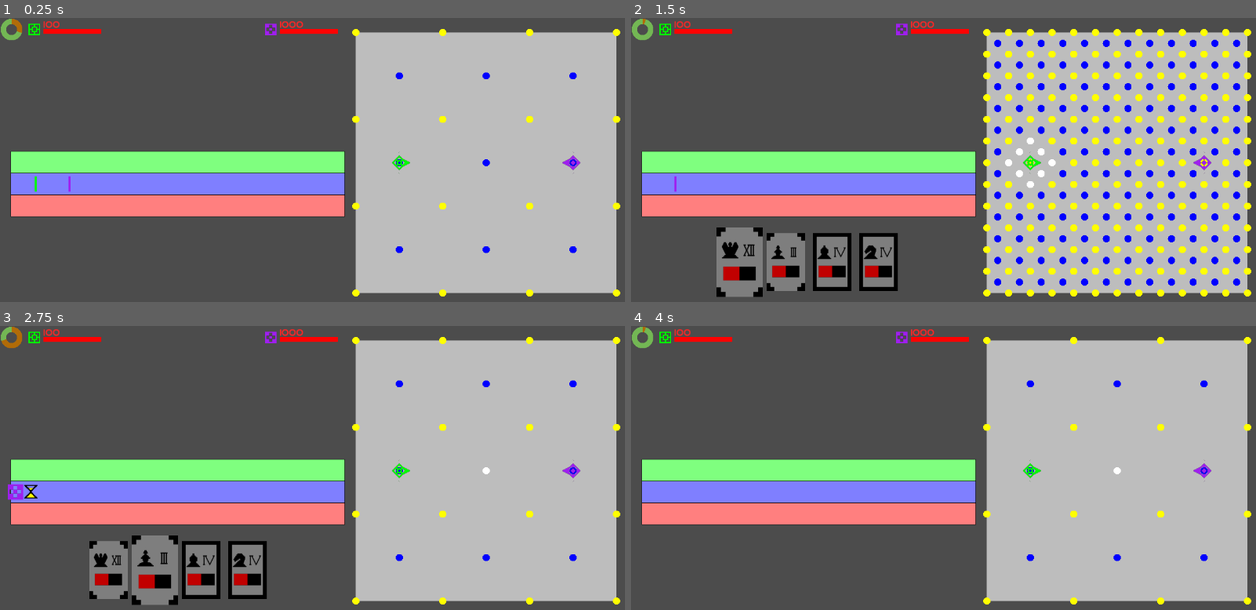
Above: before the commit, frames 1-4 (two rows, left to right).
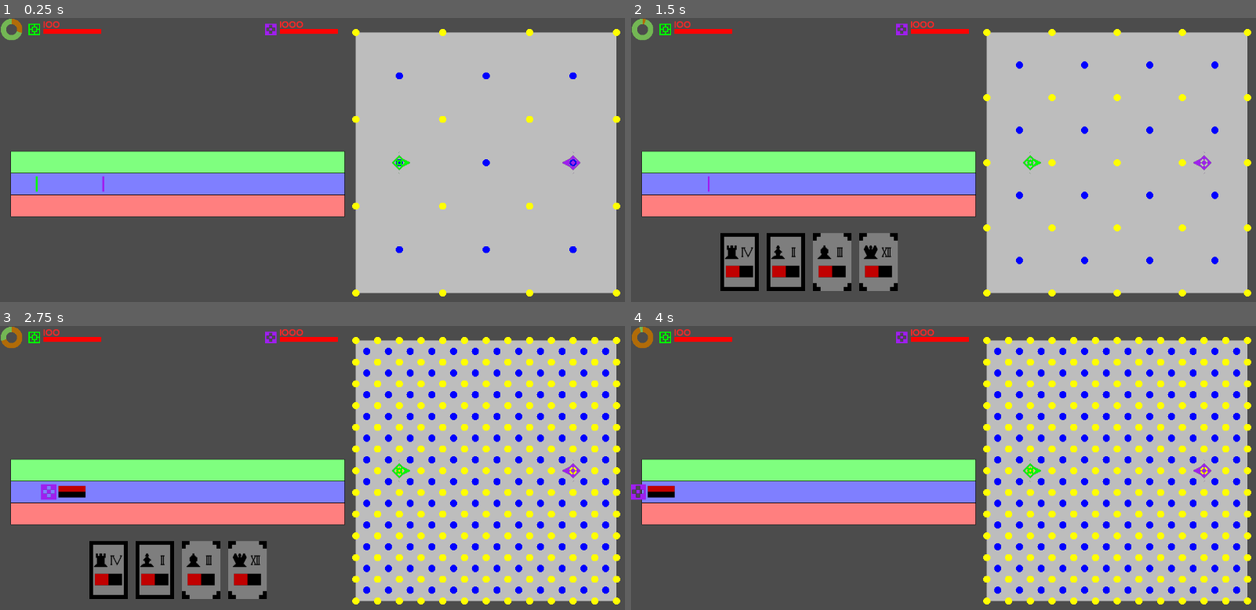
Above: after the commit, the same moments.

Repository: Pe3Hu/kanikani
Game: Godot game, scene res://scenes/Game.tscn
Same seed, same stepped clock (60 frames per second), same inputs: the game is played once before the commit and once after it.
Inputs (mouse positions are in pixels of both pictures, inside the frame that each line leads up to):
- Up to frame 1 (0.25 s): no input
- Up to frame 2 (1.5 s): tap Enter at 0.5 s; move the mouse to (1081, 148) at 0.52 s; hold W 0.53-1.28 s; tap 2 at 0.6, 1.35 s; click (1081, 148) at 0.67 s; move the mouse to (737, 262) at 1.27 s; hold S from 1.28 s (still down); click (737, 262) at 1.42 s
- Up to frame 3 (2.75 s): tap Space at 2 s; move the mouse to (156, 570) at 2.02 s; release S at 2.03 s; hold W from 2.03 s (still down); tap Q at 2.1 s; click (156, 570) at 2.17 s; tap 2 at 2.3 s
- Up to frame 4 (4 s): move the mouse to (831, 570) at 2.77 s; tap 1 at 2.85 s; click (831, 570) at 2.92 s; tap 2 at 3.05, 3.6 s; move the mouse to (1131, 513) at 3.52 s; release W at 3.53 s; hold A from 3.53 s (still down)

The runs differ from the first frame. In frame 1, less than 0.1% of the frame differs, in the area x 5-17%, y 55-62%; in frame 2, 9.2%; in frame 3, 10%, in the area x 1-100%, y 3-99%; in frame 4, 8.0%.

Commit message:
update version 0.0064
1. aim inited
2. mob pas added
3. current objs fix

Diff:
--- a/scripts/Card.gd
+++ b/scripts/Card.gd
@@ -38,10 +38,8 @@
 		sprite.texture = texture
 
 func get_size():
-	#var size = get_node("CollisionShape2D").position*2*scale
 	var shape = get_node("CollisionShape2D").get_shape()
 	var size = shape.extents*2
-	print(size)
 	return size
 
 func _on_Card_mouse_entered():
--- a/scripts/Classes_0.gd
+++ b/scripts/Classes_0.gd
@@ -7,7 +7,6 @@
 	var vec = {}
 	var flag = {}
 	var dict = {}
-	var obj = {}
 	var color = {}
 
 	func _init():
@@ -17,9 +16,6 @@
 		init_squares()
 		init_rombs()
 		init_troupes()
-		obj.current = {}
-		obj.current.dot = null
-		obj.current.dancer = dict.troupe["champion"].arr.dancer.front()
 		color.background = Color.gray
 
 	func init_dots():
--- a/scripts/Classes_1.gd
+++ b/scripts/Classes_1.gd
@@ -93,20 +93,15 @@
 		vec.distance = input_.distance
 		vec.size = input_.vector
 		word.type = input_.type
-		word.target = input_.target
 		arr.vertex = []
 		obj.exam = input_.exam
 		color.background = Color.black
 
-		set_vertexs()
-
 	func set_vertexs():
 		match word.type:
 			"circle":
-				match word.target:
-					"first":
-						var position = obj.exam.arr.examinee.front().vec.position
-						arr.vertex.append(position)
+				var position = obj.exam.obj.card.obj.pas.obj.dot.vec.position
+				arr.vertex.append(position)
 
 	func check_examine(examine_, type_):
 		var inside = null
@@ -159,11 +154,11 @@
 		obj.exam = input_.exam
 
 	func check_examinees():
-		for examinee in obj.exam.arr.examinee:
+		for secondary in obj.exam.arr.secondary:
 			for zone in obj.exam.arr.zone:
-				if zone.check_examine(examinee,word.type):
-					if !obj.exam.obj.penalty.arr.dancer.has(examinee):
-						obj.exam.obj.penalty.arr.dancer.append(examinee)
+				if zone.check_examine(secondary,word.type):
+					if !obj.exam.obj.penalty.arr.dancer.has(secondary):
+						obj.exam.obj.penalty.arr.dancer.append(secondary)
 
 		if obj.exam.obj.penalty.arr.dancer.size() > 0:
 			obj.exam.obj.penalty.punishment()
@@ -197,12 +192,13 @@
 
 	func set_examinees(data_):
 		var team = obj.examiner.obj.troupe.word.team
-		var opponent = obj.ballroom.dict.troupe[Global.dict.opponent[team]].arr.dancer
-		arr.examinee = []
-
-		match data_["target"]:
-			"all":
-				arr.examinee.append_array(opponent)
+		var dancers = obj.ballroom.dict.troupe[Global.dict.opponent[team]].arr.dancer
+
+		for key in data_.keys():
+			arr[key] = []
+			var data = data_[key]
+			var arr_ = find_dancers(dancers,data)
+			arr[key].append_array(arr_)
 
 	func set_challenge(data_):
 		var input = {}
@@ -235,6 +231,35 @@
 
 	func end():
 		obj.ballroom.arr.exam.erase(self)
+
+	func find_dancers(dancers_,key_):
+		var dancers = []
+
+		match key_:
+			"all":
+				return dancers_
+			"max health":
+				var datas = []
+
+				for dancer in dancers_:
+					var data = {}
+					data.dancer = dancer
+					data.value = dancer.get_health()
+					datas.append(data)
+
+				datas.sort_custom(Classes_0.Sorter, "sort_descending")
+				dancers.append(datas.front().dancer)
+
+		return dancers
+
+	func get_goal():
+		var goal = Vector2()
+
+		for main in arr.main:
+			goal += main.vec.position
+
+		goal /= arr.main.size()
+		return goal
 
 class Feature:
 	var obj = {}
@@ -308,8 +333,9 @@
 
 	func init_pass():
 		arr.pas = []
-
-		for chesspiece in Global.arr.chesspiece:
+		var team = obj.troupe.word.team
+
+		for chesspiece in Global.dict.team.chesspiece[team]:
 			var input = {}
 			input.chesspiece = chesspiece
 			input.layer = Global.get_random_element(Global.arr.pas_layer)
@@ -317,12 +343,13 @@
 			var pas = Classes_2.Pas.new(input)
 			arr.pas.append(pas)
 
-		var input = {}
-		input.chesspiece = "king"
-		input.layer = 12
-		input.easel = self
-		var pas = Classes_2.Pas.new(input)
-		arr.pas.append(pas)
+		if team == "champion":
+			var input = {}
+			input.chesspiece = "king"
+			input.layer = 12
+			input.easel = self
+			var pas = Classes_2.Pas.new(input)
+			arr.pas.append(pas)
 
 	func init_exams():
 		arr.exam = []
@@ -406,11 +433,14 @@
 	func update_health():
 		scene.dancer.ui.set_healt(self)
 
+	func get_health():
+		return obj.feature.dict["health"].current
+
 	func die():
 		obj.troupe.arr.dancer.erase(self)
 
 		for exam in obj.troupe.obj.ballroom.arr.exam:
-			exam.arr.examinee.erase(self)
+			exam.arr.secondary.erase(self)
 
 		scene.dancer.map.queue_free()
 
--- a/scripts/Classes_2.gd
+++ b/scripts/Classes_2.gd
@@ -24,11 +24,11 @@
 			arr.vertex.append(vertex)
 
 	func get_ends():
-		var dancer = Global.obj.ballroom.obj.current.dancer
-		var ends = []
+		var dancer = Global.current.dancer
+		var start = dancer.obj.dot
+		var ends = [start]
 
 		if dancer != null:
-			var start = dancer.obj.dot
 			var windroses = start.dict.neighbor[Global.num.layer.square]
 			#rint(eye,dancer.num.angle.current,windroses)
 
@@ -66,6 +66,11 @@
 							if windrose.length() == 2:
 								var dots = get_dots_knight(start,windrose)
 								ends.append_array(dots)
+					"cat":
+						for dots in Global.obj.ballroom.arr.dot:
+							for dot in dots:
+								if dot.obj.dancer == null:
+									ends.append(dot)
 
 		return ends
 
@@ -109,6 +114,10 @@
 		else:
 			return []
 
+	func aim():
+		var goal = obj.card.obj.exam.get_goal()
+		obj.pas.dot = Global.obj.ballroom.find_nearest_dot(goal)
+		obj.card.obj.exam.obj.zone.set_vertexs()
 
 class Card:
 	var obj = {}
@@ -116,13 +125,15 @@
 	var word = {}
 
 	func _init(input_):
+		word.border = ""
+		scene.card = null
 		obj.dancer = input_.dancer
-		obj.pas = input_.pas
-		obj.pas.obj.card = self
 		obj.exam = input_.exam
 		obj.exam.obj.card = self
-		scene.card = null
-		word.border = ""
+		obj.pas = input_.pas
+
+		if obj.pas != null:
+			obj.pas.obj.card = self
 
 	func preuse():
 		var delay = 0
@@ -144,14 +155,16 @@
 				"rest":
 					data.time = input.value
 				"rotate":
-					obj.dancer.get_angle_by_target(obj.pas.obj.dot)
-
-					if obj.dancer.num.angle.current != obj.dancer.num.angle.target:
+					if obj.pas.obj.dot != obj.dancer.obj.dot:
+						obj.dancer.get_angle_by_target(obj.pas.obj.dot)
+
+						if obj.dancer.num.angle.current != obj.dancer.num.angle.target:
+							input.cast = "stream"
+							data.time = obj.dancer.get_time_for_rotate()
+				"move":
+					if obj.pas.obj.dot != obj.dancer.obj.dot:
 						input.cast = "stream"
-						data.time = obj.dancer.get_time_for_rotate()
-				"move":
-					input.cast = "stream"
-					data.time = obj.dancer.get_time_for_move(obj.pas.obj.dot.vec.position)
+						data.time = obj.dancer.get_time_for_move(obj.pas.obj.dot.vec.position)
 				"exam":
 					data.time = obj.exam.obj.challenge.num.preparation.max
 				"rest":
@@ -176,10 +189,16 @@
 		Global.current.dot = null
 
 	func check_access():
-		if Global.obj.ballroom.obj.current.dancer.obj.dot.arr.layer.has(obj.pas.num.layer):
-			word.border = "access"
-		else:
-			word.border = "denied"
+		var team =  obj.dancer.obj.troupe.word.team
+
+		match team:
+			"champion":
+				if obj.dancer.obj.dot.arr.layer.has(obj.pas.num.layer):
+					word.border = "access"
+				else:
+					word.border = "denied"
+			"mob":
+				word.border = "access"
 
 class Easel:
 	var num = {}
@@ -187,48 +206,47 @@
 	var vec = {}
 	var flag = {}
 	var dict = {}
-	var obj = {}
 	var color = {}
 
 	func _init():
-		obj.current = {}
-		obj.current.pas = null
+		arr.hand = []
 
 	func next_action():
-		var team = Global.obj.ballroom.obj.current.dancer.obj.troupe.word.team
-
-		match team:
-			"champion":
-				fill_hand()
-			"mob":
-				mob_action()
+		var team = Global.current.dancer.obj.troupe.word.team
+		fill_hand()
 
 	func fill_hand():
 		arr.hand = []
 
-		var dancer = Global.obj.ballroom.obj.current.dancer
-		var n = 4
+		var dancer = Global.current.dancer
+		var team = dancer.obj.troupe.word.team
 		var options = {}
 		options.pas = []
 		options.exam = []
+		var n = 4
+
+		if team == "mob":
+			n = 1
 
 		for _i in n:
 			options.pas.append(Global.get_random_element(dancer.arr.pas))
 			options.exam.append(Global.get_random_element(dancer.arr.exam))
 
-		var pas = null
-
-		for pas_ in dancer.arr.pas:
-			if pas_.num.layer == 12 && pas_.word.chesspiece == "king":
-				pas = pas_
-
-		if !options.pas.has(pas):
-			options.pas.pop_front()
-			options.pas.append(pas)
+		if team == "champion":
+			var pas = null
+
+			for pas_ in dancer.arr.pas:
+				if pas_.num.layer == 12 && pas_.word.chesspiece == "king":
+					pas = pas_
+
+			if !options.pas.has(pas):
+				options.pas.pop_front()
+				options.pas.append(pas)
 
 		for _i in n:
 			var data = {}
 			data.dancer = dancer
+			data.temp = team == "mob"
 			Global.rng.randomize()
 			var index_r = Global.rng.randi_range(0, options.pas.size()-1)
 			data.pas = options.pas.pop_at(index_r)
@@ -237,8 +255,15 @@
 			data.exam = options.exam.pop_at(index_r)
 			add_card(data)
 
-		update_hand()
-		Global.obj.timeflow.flag.stop = true
+		if team == "champion":
+			update_hand()
+			Global.obj.timeflow.flag.stop = true
+		else:
+			discard_dinieds()
+			var card = Global.get_random_element(arr.hand)
+			card.obj.pas.obj.dot = dancer.obj.dot
+			card.preuse()
+			Global.obj.timeflow.fix_temp()
 
 	func update_hand():
 		var card_gap = Global.vec.card.size.x*Global.num.card.zoom
@@ -254,13 +279,17 @@
 		arr.hand.append(card)
 		card.scene.card = Global.scene.card.instance()
 		card.check_access()
-		card.scene.card.set_spirtes(card)
-		Global.node.Hand.add_child(card.scene.card)
+
+		if !data_.temp:
+			card.scene.card.set_spirtes(card)
+			Global.node.Hand.add_child(card.scene.card)
 
 	func preuse_card():
 		if Global.current.pas != null:
 			if Global.current.pas.obj.dot != null:
 				Global.current.pas.obj.card.preuse()
 
-	func mob_action():
-		pass
+	func discard_dinieds():
+		for card in arr.hand:
+			if card.word.border == "denied":
+				arr.hand.erase(card)
--- a/scripts/Classes_3.gd
+++ b/scripts/Classes_3.gd
@@ -36,11 +36,11 @@
 				var step = float(min(num.value.current,abs(angle)))*sign(angle)
 				obj.object.rotate_by(step)
 			"move":
-				var d = obj.object.vec.position.distance_to(obj.act.obj.pas.obj.dot.vec.position)
+				var d = obj.object.vec.position.distance_to(obj.act.obj.card.obj.pas.obj.dot.vec.position)
 				var step = float(min(num.value.current,d))
 				obj.object.move_by(step)
 			"exam":
-				obj.subject.check_examinees()
+				obj.act.obj.card.obj.exam.obj.challenge.check_examinees()
 			"rest":
 				Global.current.dancer = obj.subject
 				Global.obj.easel.next_action()
@@ -85,11 +85,15 @@
 
 	func shift(vec_):
 		vec.position.x += vec_.x
+		vec.bias.x += vec_.x
 
 		if vec.position.x <= obj.timeflow.num.begin:
 			vec.position.x = obj.timeflow.num.begin
 
-		scene.act.position = vec.position
+		if obj.timeflow.flag.narrow:
+			scene.act.position = vec.position
+		else:
+			scene.act.position = vec.bias
 
 	func die():
 		if !flag.temp:
@@ -97,8 +101,9 @@
 				obj.effect.apply()
 
 			if obj.effect.word.content == "move":
-				obj.dancer.vec.position = obj.pas.obj.dot.vec.position
+				obj.dancer.vec.position = obj.card.obj.pas.obj.dot.vec.position
 				obj.dancer.set_dot()
+				obj.card.obj.pas.aim()
 
 		obj.cord.dict.pause[num.end].erase(self)
 
@@ -106,10 +111,11 @@
 			scene.act.queue_free()
 			scene.act = null
 
-		for _i in Global.obj.timeflow.arr.timeline.size():
+		for _i in range(Global.obj.timeflow.arr.timeline.size()-1,-1,-1):
 			if Global.obj.timeflow.arr.timeline[_i].act == self:
 				Global.obj.timeflow.arr.timeline.pop_at(_i)
-				break
+
+		obj.cord.reposition()
 
 		if Global.obj.timeflow.arr.timeline.size() == 0:
 			Global.obj.timeflow.flag.stop = true
@@ -158,6 +164,22 @@
 		data.value = data_.end
 		data.act = act
 		obj.timeflow.arr.timeline.append(data)
+		reposition()
+
+	func switch_narrow():
+		for pause in dict.pause.keys():
+			for act in dict.pause[pause]:
+				act.scene.act.switch_narrow()
+
+	func reposition():
+		update_bias()
+
+		for pause in dict.pause.keys():
+			for act in dict.pause[pause]:
+				if obj.timeflow.flag.narrow:
+					act.scene.act.position = act.vec.position
+				else:
+					act.scene.act.position = act.vec.bias
 
 	func update_bias():
 		var datas = []
@@ -301,20 +323,15 @@
 
 		for kye in dict.cord.keys():
 			var cord = dict.cord[kye]
-			cord.update_bias()
-
-		for timeline in arr.timeline:
-			timeline.act.scene.act.switch_narrow()
-
-			if flag.narrow:
-				timeline.act.scene.act.position = timeline.act.vec.position
-			else:
-				timeline.act.scene.act.position = timeline.act.vec.bias
+			cord.switch_narrow()
+			cord.reposition()
 
 	func clean_temp():
-		for timeline in arr.timeline:
-			if timeline.act.flag.temp:
-				timeline.act.die()
+		for _i in range(arr.timeline.size()-1,-1,-1):
+			var act = arr.timeline[_i].act
+
+			if act.flag.temp:
+				act.die()
 
 	func fix_temp():
 		for timeline in arr.timeline:
@@ -341,8 +358,3 @@
 				add_pause(data)
 
 		fix_temp()
-
-	func mob_choise():
-		var team = "mob"
-		var dancer = Global.obj.ballroom.dict.troupe[team].arr.dancer.front()
-		dancer.get_exam()
--- a/scripts/DrawBallroom.gd
+++ b/scripts/DrawBallroom.gd
@@ -19,8 +19,8 @@
 #					"circle":
 #						draw_circle(zone.arr.vertex.front(), zone.num.r, zone.color.background)
 
-		if Global.obj.ballroom.obj.current.dot:
-			draw_circle_arc(Global.obj.ballroom.obj.current.dot.vec.position, Global.num.dot.a*1.5, 0, 360, Color.black)
+		if Global.current.dot:
+			draw_circle_arc(Global.current.dot.vec.position, Global.num.dot.a*1.5, 0, 360, Color.black)
 
 
 func draw_circle_arc(center, radius, angle_from, angle_to, color):
--- a/scripts/ExamDescriptions.gd
+++ b/scripts/ExamDescriptions.gd
@@ -6,7 +6,8 @@
 	Global.dict.exam.description = {
 		"exam_0": {
 			"examinees": {
-				"target": "boss"
+				"main": "max health",
+				"secondary": ""
 			},
 			"challenge": {
 				"preparation": 1,
@@ -14,7 +15,6 @@
 			},
 			"zone": {
 				"type": "homing",
-				"target": "max health",
 				"vector": Vector2(0,0),
 				"distance": Vector2(2,20),
 			},
@@ -26,7 +26,8 @@
 		},
 		"exam_1000": {
 			"examinees": {
-				"target": "all"
+				"main": "max health",
+				"secondary": "all"
 			},
 			"challenge": {
 				"preparation": 3,
@@ -34,7 +35,6 @@
 			},
 			"zone": {
 				"type": "circle",
-				"target": "max health",
 				"vector": Vector2(Global.num.ballroom.a,0),
 				"distance": Vector2(0,22),
 			},
--- a/scripts/Game.gd
+++ b/scripts/Game.gd
@@ -2,6 +2,7 @@
 
 
 func _ready():
+	#datas.sort_custom(Classes_0.Sorter, "sort_ascending")
 	Global.obj.ballroom = Classes_0.Ballroom.new()
 	Global.obj.easel = Classes_2.Easel.new()
 	Global.obj.timeflow = Classes_3.Timeflow.new()
@@ -28,7 +29,8 @@
 		if event.pressed and event.scancode == KEY_Q:
 			Global.obj.timeflow.flag.stop = !Global.obj.timeflow.flag.stop
 		if event.pressed and event.scancode == KEY_A:
-			 Global.obj.timeflow.fix_temp()
+			Global.obj.timeflow.fix_temp()
+			Global.obj.timeflow.flag.stop = false
 
 		if event.pressed and event.scancode == KEY_1:
 			Global.node.Hand.visible = !Global.node.Hand.visible
--- a/scripts/Global.gd
+++ b/scripts/Global.gd
@@ -102,7 +102,7 @@
 
 	dict.effect = {}
 	dict.effect.cast = ["stream","splash"]
-	dict.effect.content = ["hitch","rotate","move","exam","rest"]
+	dict.effect.content = ["hitch","rotate","move","rotate","exam","rest"]
 	dict.effect.exam = ["damage","heal","instigate","buff","debuff","summon"]
 
 	dict.feature = {}
@@ -121,7 +121,7 @@
 			"rotate": 1,
 			"move": 1,
 			"hitch": 0,
-			"rest": 2
+			"rest": 0#2
 		}
 	}
 
@@ -136,7 +136,10 @@
 		"champion" : ["champion_0"],
 		"mob" : ["mob_0"]
 	}
-
+	dict.team.chesspiece = {
+		"champion" : ["king","queen","rook","bishop","knight","pawn"],
+		"mob" : ["cat"]
+	}
 
 func init_window_size():
 	dict.window_size = {}
@@ -174,10 +177,7 @@
 	arr.n = [1,2,3,4,12]
 	arr.pas_layer = [2,3,4]
 	arr.exam = ["classic exam 0"]
-	arr.chesspiece = ["king","queen","rook","bishop","knight","pawn"]
-	arr.pas = ["left rotate","right rotate","move forward"]
 	arr.cord = ["slow","standart","fast"]
-	arr.act = ["hitch","rotate","move","exam","rest"]
 
 	arr.sprite = {}
 	arr.sprite.card = ["Chesspiece","Layer","Exam","Border"]
Binary file added: assets/effects/aim.png
